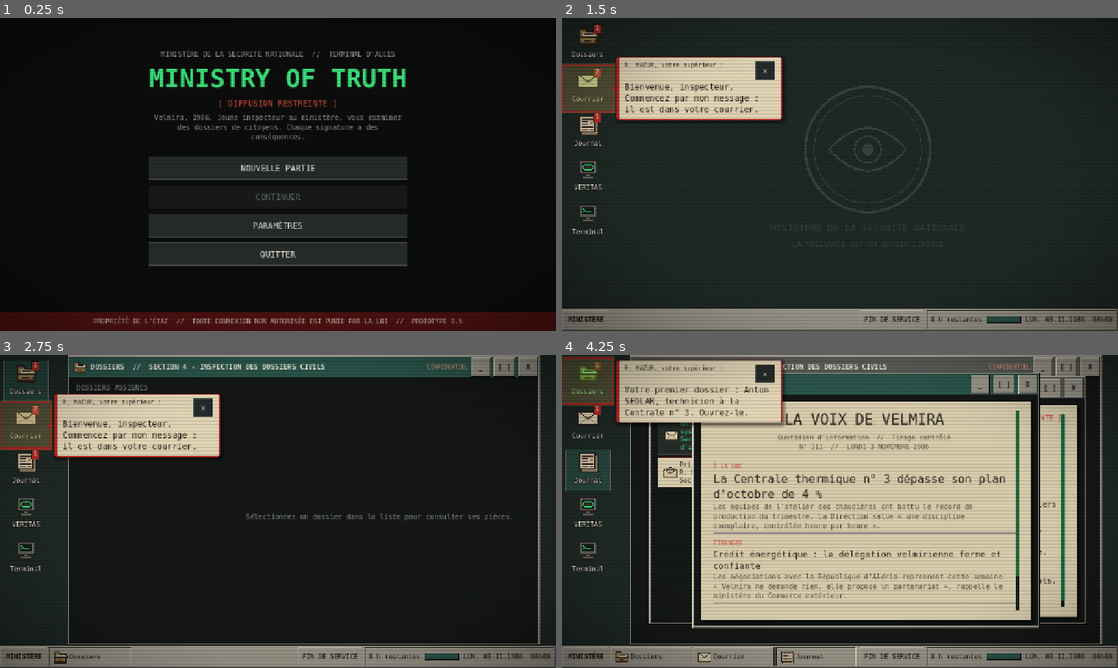
Above: before the commit, frames 1-4 (two rows, left to right).
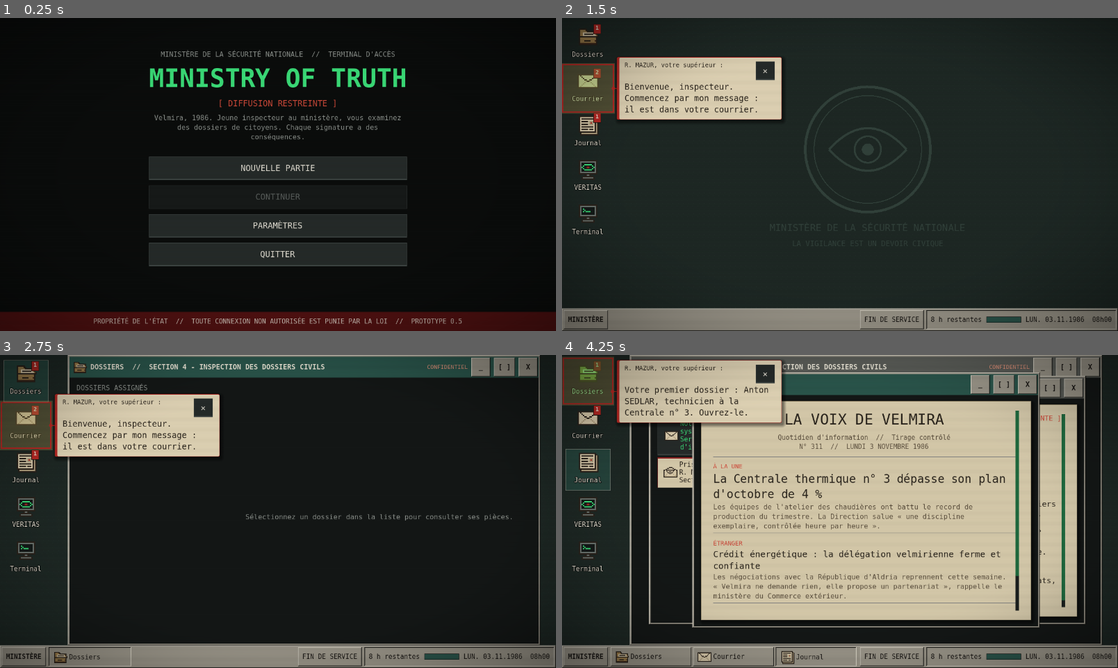
Above: after the commit, the same moments.

Repository: r65z40/truth
Game: Godot game, scene res://scenes/main_menu/main_menu.tscn
Same seed, same stepped clock (60 frames per second), same inputs: the game is played once before the commit and once after it.
Inputs:
- Up to frame 1 (0.25 s): no input
- Up to frame 2 (1.5 s): click "NOUVELLE PARTIE" at 0.5 s; click "PASSER" at 1.25 s
- Up to frame 3 (2.75 s): click "Dossiers" at 2 s
- Up to frame 4 (4.25 s): click "Courrier" at 2.75 s; click "Journal" at 3.5 s

The runs differ from the first frame. In frame 1, 3.0% of the frame differs, in the area x 1-99%, y 10-98%; in frame 2, 2.8%; in frame 3, 5.0%; in frame 4, 11%, in the area x 0-100%, y 0-100%.

Commit message:
Échelle de l'interface : affichage en pixels, plus de contenu sur grand écran
L'interface était « étirée » pour remplir l'écran (stretch canvas_items +
expand) : sur un grand écran, tout grossissait au lieu d'afficher plus de
contenu. Passage en stretch « disabled » : l'UI s'affiche en pixels, nette,
et un écran plus grand montre davantage (fenêtres, textes gardent une taille
raisonnable). Le zoom reste réglable (Taille de l'interface), désormais de
90 % à 150 % pour la lisibilité et le confort.

Co-Authored-By: Claude Opus 4.8 <noreply@anthropic.com>
Claude-Session: https://claude.ai/code/session_01S6Q64qV8A21FGrmgUc6GYw

Diff:
--- a/project.godot
+++ b/project.godot
@@ -31,7 +31,7 @@
 
 window/size/viewport_width=1280
 window/size/viewport_height=720
-window/stretch/mode="canvas_items"
+window/stretch/mode="disabled"
 window/stretch/aspect="expand"
 window/handheld/orientation=4
 
--- a/scripts/autoload/settings.gd
+++ b/scripts/autoload/settings.gd
@@ -4,7 +4,10 @@
 signal changed
 
 const PATH := "user://settings.cfg"
-const UI_SCALES := [1.0, 1.15, 1.3]
+## Facteurs de zoom de l'interface. L'affichage est en pixels (stretch
+## « disabled ») : un grand écran montre donc plus de contenu plutôt que de tout
+## agrandir. Ce zoom reste disponible pour la lisibilité (petits écrans, confort).
+const UI_SCALES := [0.9, 1.0, 1.15, 1.3, 1.5]
 ## Résolutions proposées pour la fenêtre (en mode fenêtré).
 const WINDOW_SIZES: Array[Vector2i] = [
 	Vector2i(1280, 720), Vector2i(1366, 768), Vector2i(1600, 900), Vector2i(1920, 1080),
